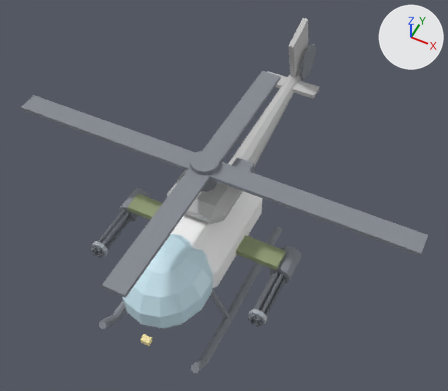
Two versions of the glTF model faro/assets/models/heli.glb, one commit apart.
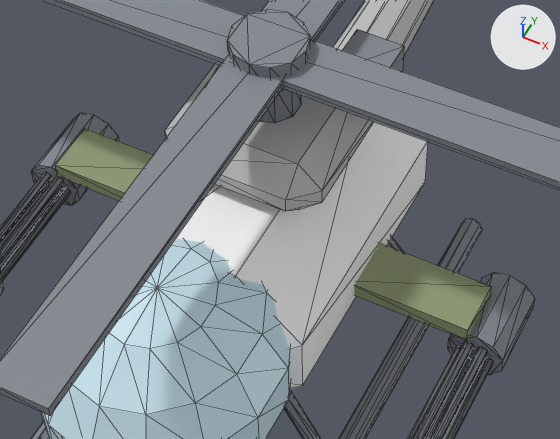
There are two pictures of each version: one whole from a camera (50 mm lens) standing at (0.642, -1.105, 1.83) and looking at (-0.003, 0.185, 0.218), one close up on the part from 24% to 69% of the width and 38% to 78% of the height. Arrows for +X, +Y and +Z are at upper right; the lights stay in place. The older version's two pictures come first. The close-ups show mesh edges as thin lines.

In view in the first close-up: 'main', 'rotor'.
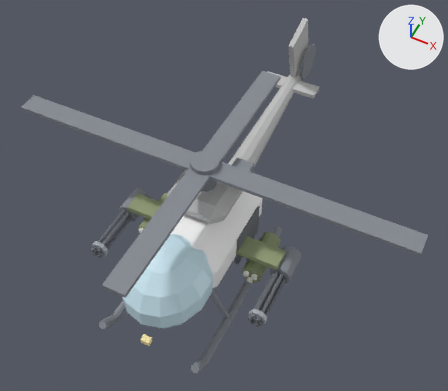
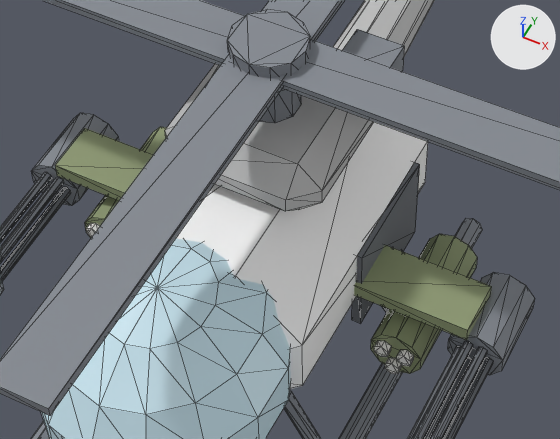
Location of each change, (x1, y1, x2, y2) in pixels of the close-ups (560 x 439 px):
part 1 of me_heli_main, added
    after: (85, 127, 166, 238)
part 2 of me_heli_main, added
    after: (371, 234, 477, 374)
part 3 of me_heli_main, added
    after: (352, 162, 420, 324)
part 4 of me_heli_main, added
    after: (86, 223, 100, 237)
part 5 of me_heli_main, added
    after: (397, 350, 414, 366)
part 6 of me_heli_main, added
    after: (374, 341, 391, 357)
part 7 of me_heli_main, added
    after: (385, 357, 402, 374)

The edits, one by one:
Material 'blanco' (mat_blanco) is new.
Its base color is (0.937, 0.925, 0.894) (white #f8f6f3).
Its roughness is 0.75.
Material 'oliva' (mat_oliva) is new.
Its base color is (0.365, 0.427, 0.231) (greyish green #a3af84).
Its roughness is 0.75.
Material 'piel' (mat_piel) is new.
Its base color is (0.878, 0.69, 0.537) (beige #f1d8c2).
Its roughness is 0.75.
me_heli_main is used by ob_main; location (0.0, 0.0, 0.0).
me_heli_main had 586 vertices, 1028 faces and spanned x -0.324..0.324, y -0.37..0.93, z -0.015..0.537.
me_heli_main now has 990 vertices, 1756 faces and spans x -0.324..0.324, y -0.37..0.93, z -0.015..0.537.
me_heli_main part 1: a new loose piece, a 10-sided cylinder along y spanning x -0.232..-0.168, y -0.025..0.145, z 0.101..0.169, in mat_oliva_osc (greyish green #8f9a73).
me_heli_main part 2: a new loose piece, a 10-sided cylinder along y spanning x 0.168..0.232, y -0.025..0.145, z 0.101..0.169, in mat_oliva_osc (greyish green #8f9a73).
me_heli_main part 3: a new loose piece, a box spanning x 0.13..0.142, y 0.0..0.16, z 0.13..0.26, in mat_negro (grey #696d73).
me_heli_main part 4: a new loose piece, a 6-sided cylinder along y spanning x -0.2234..-0.2061, y -0.035..-0.025, z 0.1335..0.1535, in mat_blanco (white #f8f6f3).
me_heli_main part 5: a new loose piece, a 6-sided cylinder along y spanning x 0.2061..0.2234, y -0.035..-0.025, z 0.1335..0.1535, in mat_blanco (white #f8f6f3).
me_heli_main part 6: a new loose piece, a 6-sided cylinder along y spanning x 0.1766..0.1939, y -0.035..-0.025, z 0.1335..0.1535, in mat_blanco (white #f8f6f3).
me_heli_main part 7: a new loose piece, a 6-sided cylinder along y spanning x 0.1913..0.2087, y -0.035..-0.025, z 0.108..0.128, in mat_blanco (white #f8f6f3).
Other edits to the shape of me_heli_main do not show in these pictures.
me_heli_main gains material mat_blanco (white #f8f6f3).
me_heli_main gains material mat_oliva (greyish green #a3af84).
me_heli_main gains material mat_piel (beige #f1d8c2).
